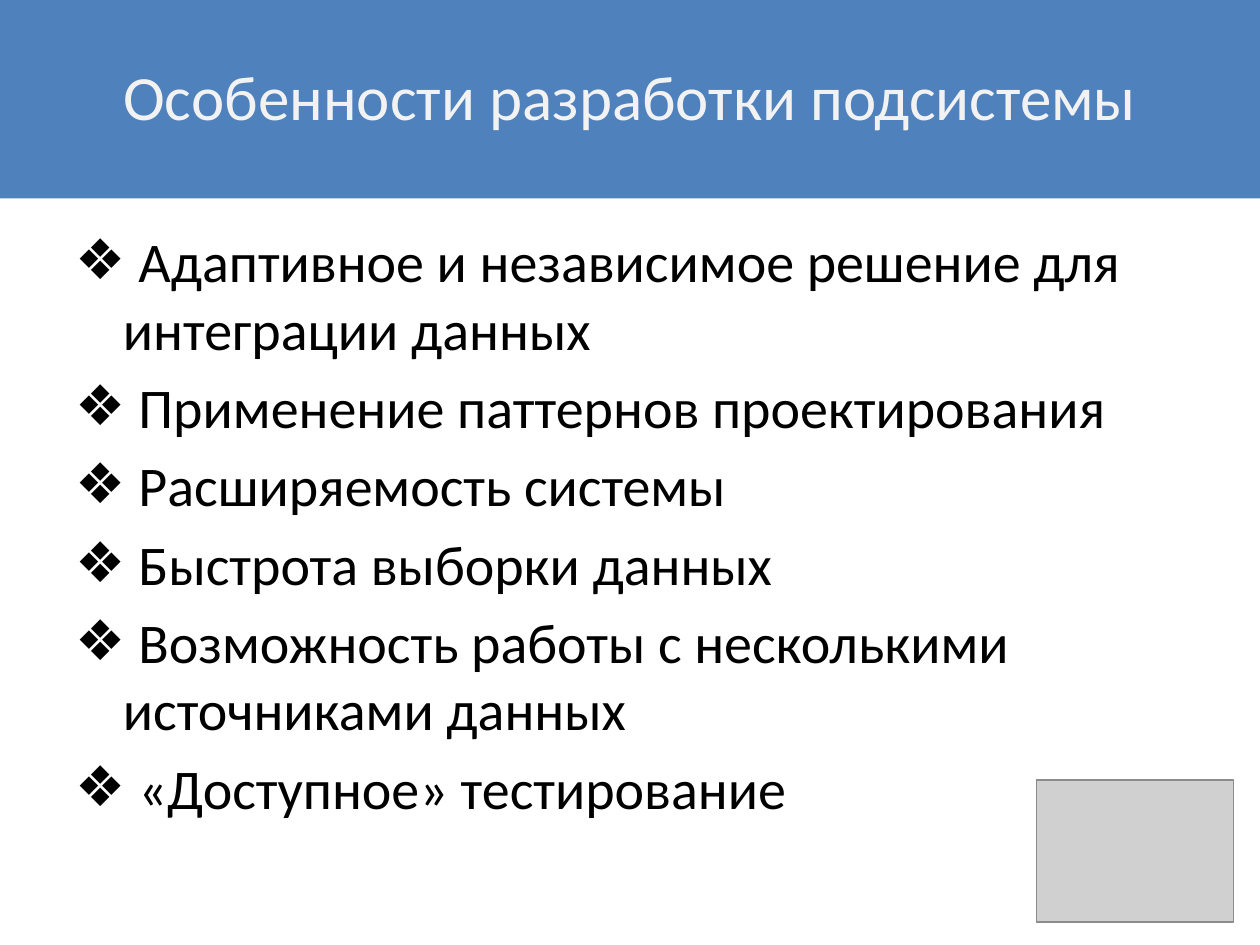
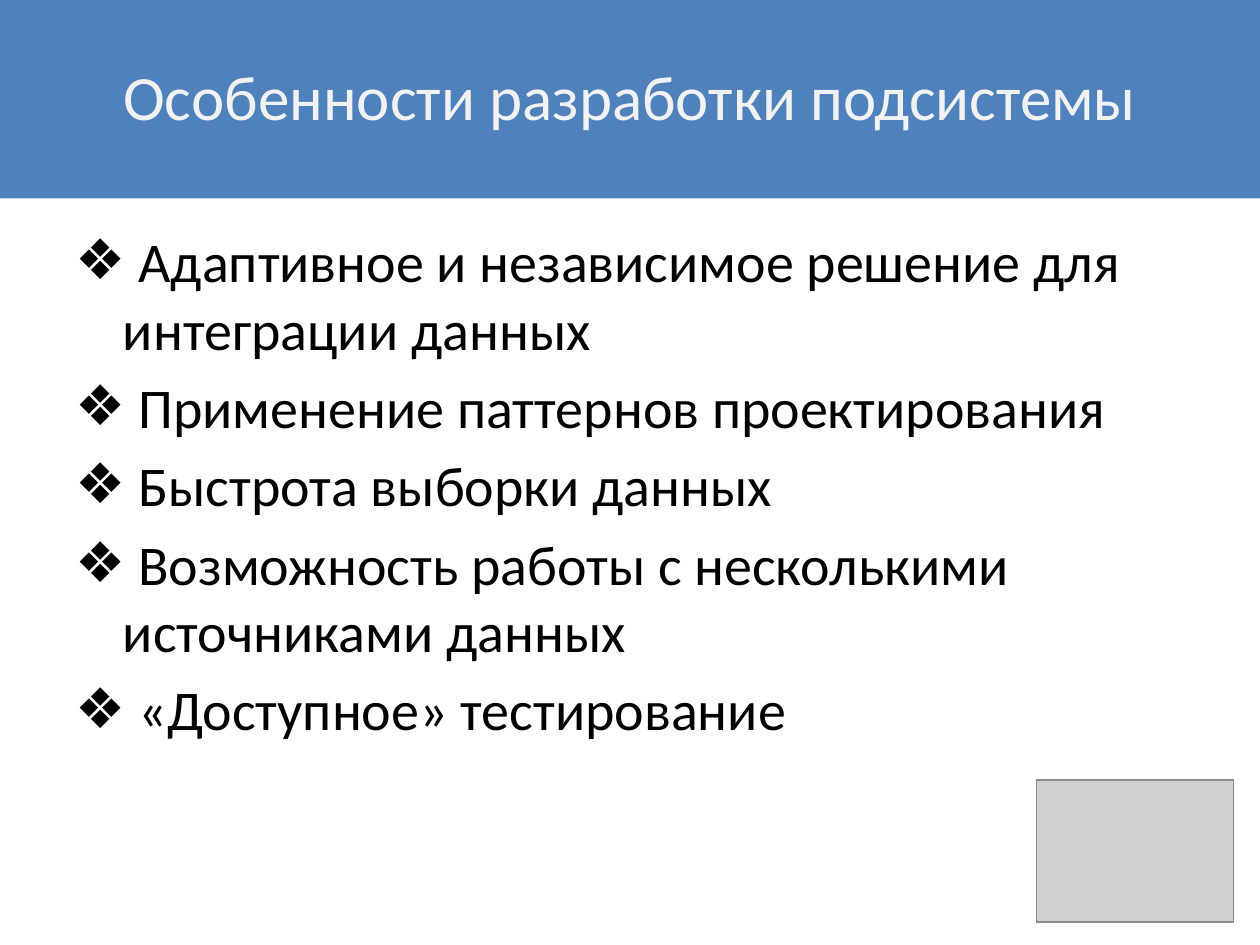
Before and after one commit to Alexeyyy/Diploma_doc, a slide deck: slide 6 of Презентация/Презентация_Желепов.pptx. Drawn at 1260x945 pixels with LibreOffice and Linux fonts; fonts in the diff are those of the drawing; grey boxes stand for pictures. Boxes give left, top, right and bottom in pixels: in the first picture for what was removed or moved away, otherwise in the second. Text is boxed around its words. In the diff, an @@ line names an element or a change of style, - is before the commit and + after.

```diff
--- a/Презентация/Презентация_Желепов.pptx
+++ b/Презентация/Презентация_Желепов.pptx
@@ text at (138,470,725,515): paragraph removed @@
-❖ Расширяемость системы
```
Also in this commit, not shown: 3 other slides changed, 1 other file.
